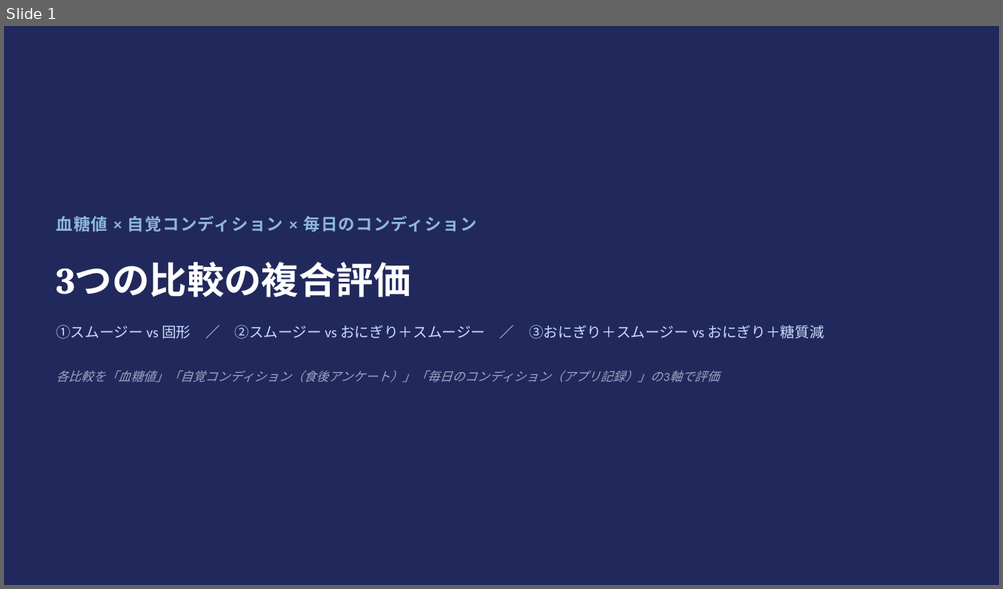
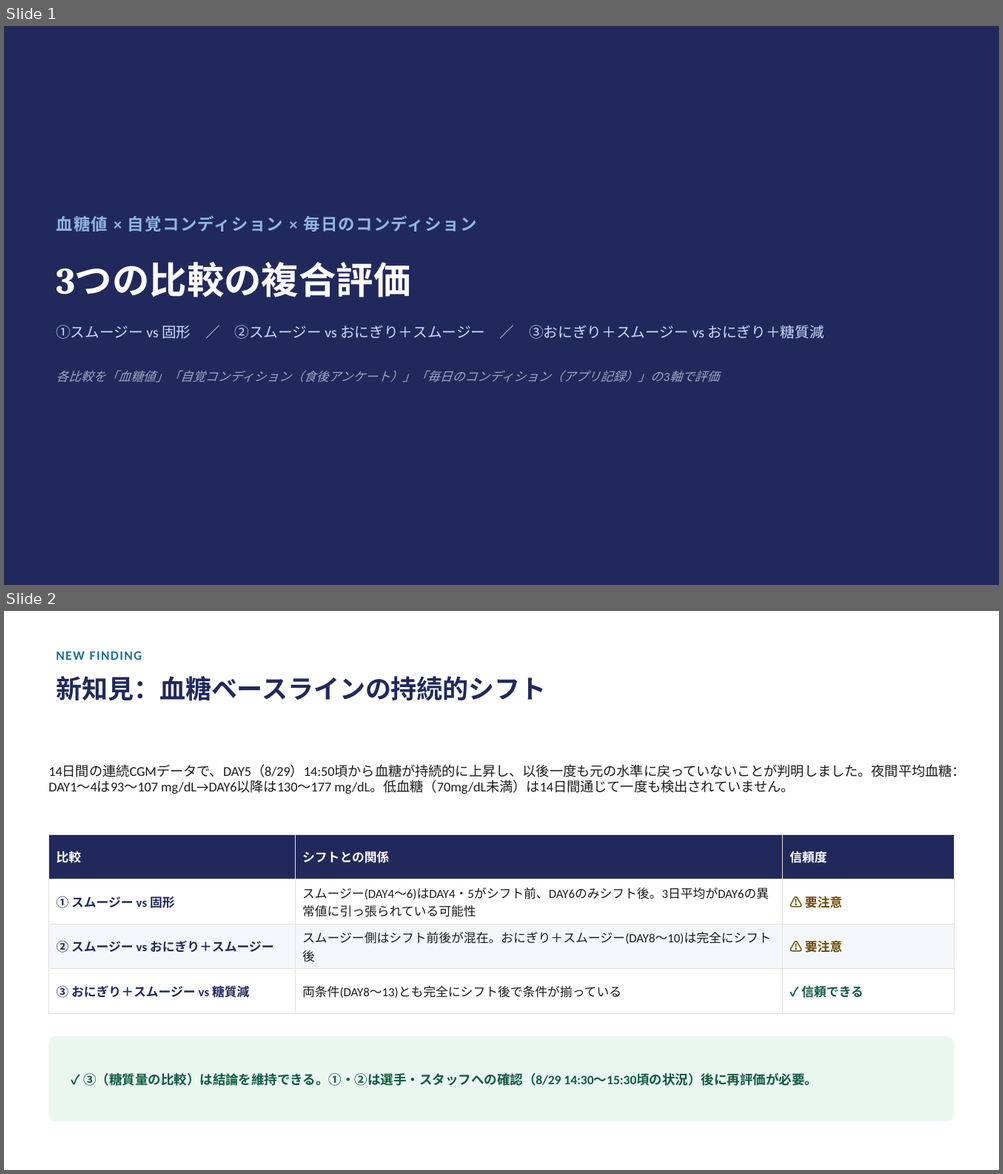
Before and after one commit to atsuh2022-ux/AK, a slide deck: analysis/slides/3比較_複合評価.pptx. Shown one above the other, each under a label of ours: slide 1 before the commit, slides 1 and 2 after it. The pictures are 1003x589 and 1003x1174 pixels, drawn with LibreOffice and Linux fonts; fonts in the diff are those of the drawing. Boxes give left, top, right and bottom in pixels: in the first picture for what was removed or moved away, otherwise in the second. Text is boxed around its words. In the diff, an @@ line names an element or a change of style, - is before the commit and + after.

```diff
--- a/analysis/slides/3比較_複合評価.pptx
+++ b/analysis/slides/3比較_複合評価.pptx
@@ slide 2 added at bbox=[4, 611, 999, 1170], background #FFFFFF @@
@@ text added at bbox=[56, 651, 142, 660], 12.5 pt, text #1C7293, bold @@
+NEW FINDING
@@ text added at bbox=[56, 676, 546, 701], 25 pt, text #21295C, bold @@
+新知見：血糖ベースラインの持続的シフト
@@ text added at bbox=[48, 765, 965, 794], 13 pt, text #1A1A1A @@
+14日間の連続CGMデータで、DAY5（8/29）14:50頃から血糖が持続的に上昇し、以後一度も元の水準に戻っていないことが判明しました。夜間平均血糖：DAY1〜4は93〜107 mg/dL→DAY6以降は130〜177 mg/dL。低血糖（70mg/dL未満）は14日間通じて一度も検出されていません。
@@ table added at bbox=[48, 834, 954, 1014], 4 rows, 3 columns @@
+比較 | シフトとの関係 | 信頼度
+① スムージー vs 固形 | スムージー(DAY4〜6)はDAY4・5がシフト前、DAY6のみシフト後。3日平均がDAY6の異常値に引っ張られている可能性 | ⚠ 要注意
+② スムージー vs おにぎり＋スムージー | スムージー側はシフト前後が混在。おにぎり＋スムージー(DAY8〜10)は完全にシフト後 | ⚠ 要注意
+③ おにぎり＋スムージー vs 糖質減 | 両条件(DAY8〜13)とも完全にシフト後で条件が揃っている | ✓ 信頼できる
@@ rounded rectangle added at bbox=[48, 1037, 954, 1122], fill #EAF7F0 @@
@@ text added at bbox=[83, 1073, 817, 1086], 12.5 pt, text #0F5C3D, bold @@
+✓ ③（糖質量の比較）は結論を維持できる。①・②は選手・スタッフへの確認（8/29 14:30〜15:30頃の状況）後に再評価が必要。
```
Also in this commit, not shown: 3 slides changed, 9 other files.
